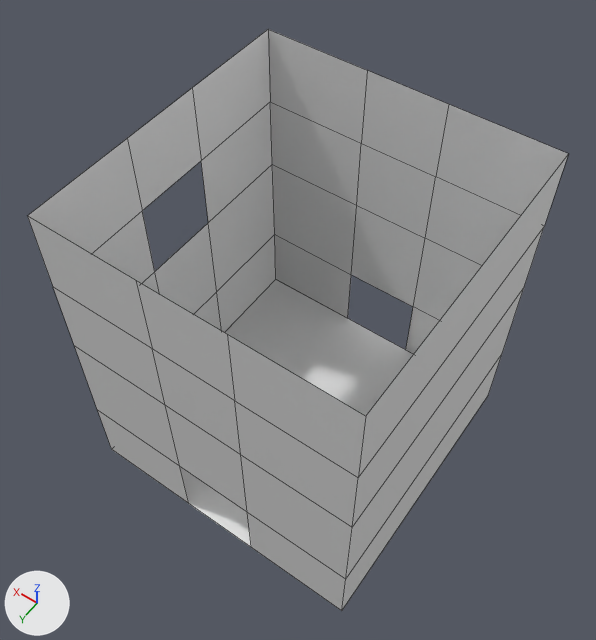
One commit to the Blender file Soulslike/res/level/dungeon/rooms/room6/room6.blend: the scene before it, then after it.
Both versions are drawn from a 50 mm lens placed at (-9.47, 13.89, 29.11), pointed at (0.77, -0.44, 6.59). The lights are fixed; the arrows at lower left show +X, +Y and +Z. Mesh edges are drawn as thin lines.
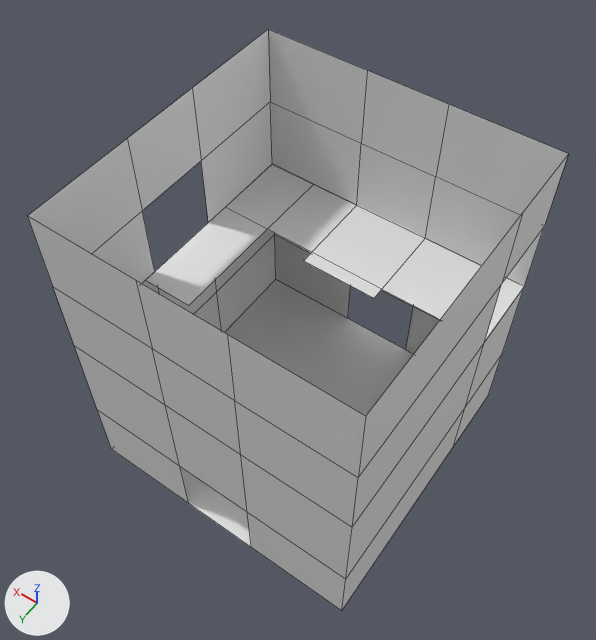
Location of each change, (x1, y1, x2, y2) in pixels of the pictures (596 x 640 px):
'Plane.002', added: after (146, 164, 524, 341)
part 1 of me_plane_001, built on: (342, 155, 568, 610) in both

Patch to the scene script:
```diff
--- a/Soulslike/res/level/dungeon/rooms/room6/room6.blend.py
+++ b/Soulslike/res/level/dungeon/rooms/room6/room6.blend.py
@@ me_plane_001 @@
 # used by ob_plane_001; location = (0.0, 0.0, 0.0)
-me_plane_001.from_pydata(...)  # 50 vertices, 37 faces; spans x -5.0..6.0, y -6.0..5.0, z 0.0..13.0
+me_plane_001.from_pydata(...)  # 55 vertices, 40 faces; spans x -5.0..6.0, y -6.0..5.0, z 0.0..13.0
+# me_plane_001 part 1
+# 4 faces are deleted
+# 5 new vertices lie (0.0, -8.0, 0.0) away from vertices in x -5.0, y 5.0, z 0.0..13.0
+# 7 new faces join them
@@ me_plane_002 @@
+me_plane_002.from_pydata([(2.0, -6.0, 6.99), (-1.0, -6.0, 6.99), (2.0, -2.5, 6.99), (-1.0, -2.5, 6.99), (-1.0, -3.0, 6.99), (2.0, -3.0, 6.99), (4.0, -6.0, 6.99), (4.0, -3.0, 6.99), (6.0, -6.0, 7.0), (6.0, -3.0, 7.0), (4.0, 1.5, 6.99), (6.0, 1.5, 7.01), (-5.0, -6.0, 7.0), (-5.0, -3.0, 7.0)], [], [(5, 2, 3, 4), (0, 5, 4, 1), (0, 6, 7, 5), (6, 8, 9, 7), (9, 11, 10, 7), (1, 4, 13, 12)])
@@ ob_plane_002 @@
+ob_plane_002 = bpy.data.objects.new('Plane.002', me_plane_002)
+ob_plane_002.location = (0.0, 0.0, 0.0)
```
